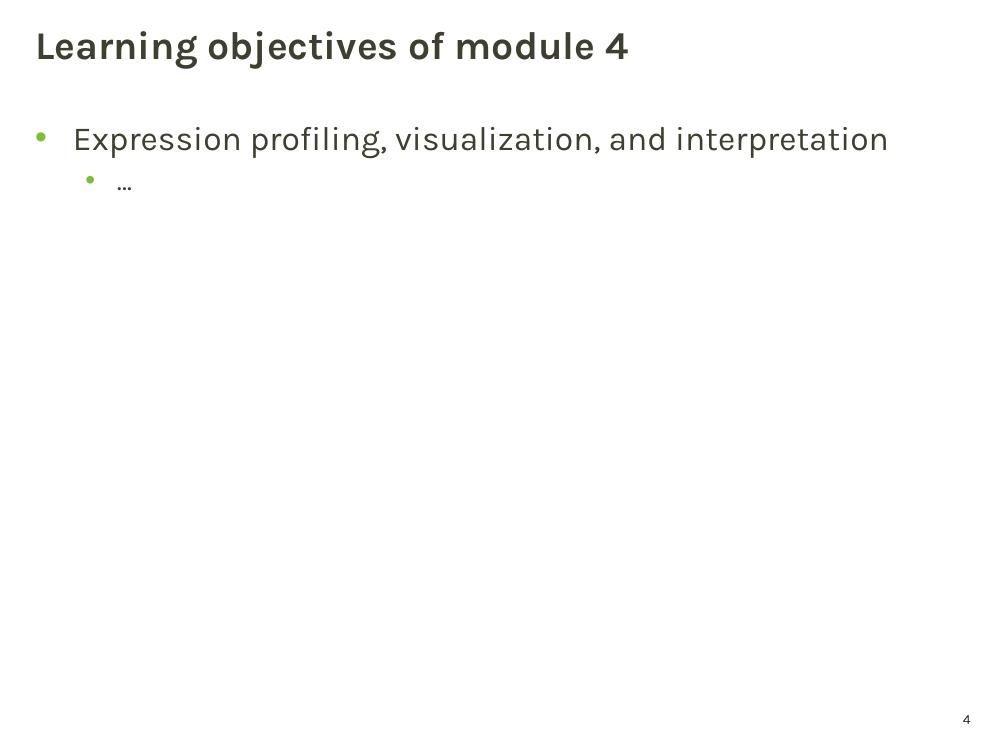
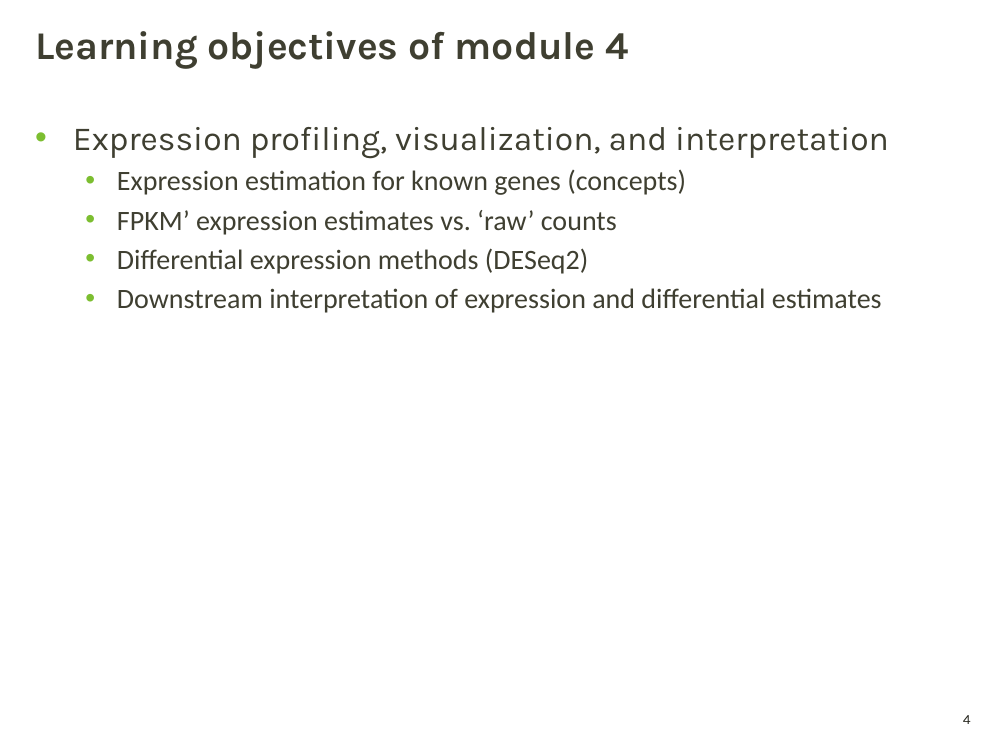
Before and after one commit to griffithlab/genviz.org, a slide deck: slide 4 of lectures/GenViz_Module4_Lecture.pptx. Drawn at 1008x756 pixels with LibreOffice and Linux fonts; fonts in the diff are those of the drawing; background and template pictures are left out. Boxes give left, top, right and bottom in pixels: in the first picture for what was removed or moved away, otherwise in the second. Text is boxed around its words. In the diff, an @@ line names an element or a change of style, - is before the commit and + after.

Commit message:
added expression lecture

```diff
--- a/lectures/GenViz_Module4_Lecture.pptx
+++ b/lectures/GenViz_Module4_Lecture.pptx
@@ text at bbox=[117, 169, 882, 313]: text changed; font Karla to Calibri @@
-  • …
+  • Expression estimation for known genes (concepts)
+  • FPKM’ expression estimates vs. ‘raw’ counts
+  • Differential expression methods (DESeq2)
+  • Downstream interpretation of expression and differential estimates
```
Also in this commit, not shown: 9 slides added, 1 other file.
